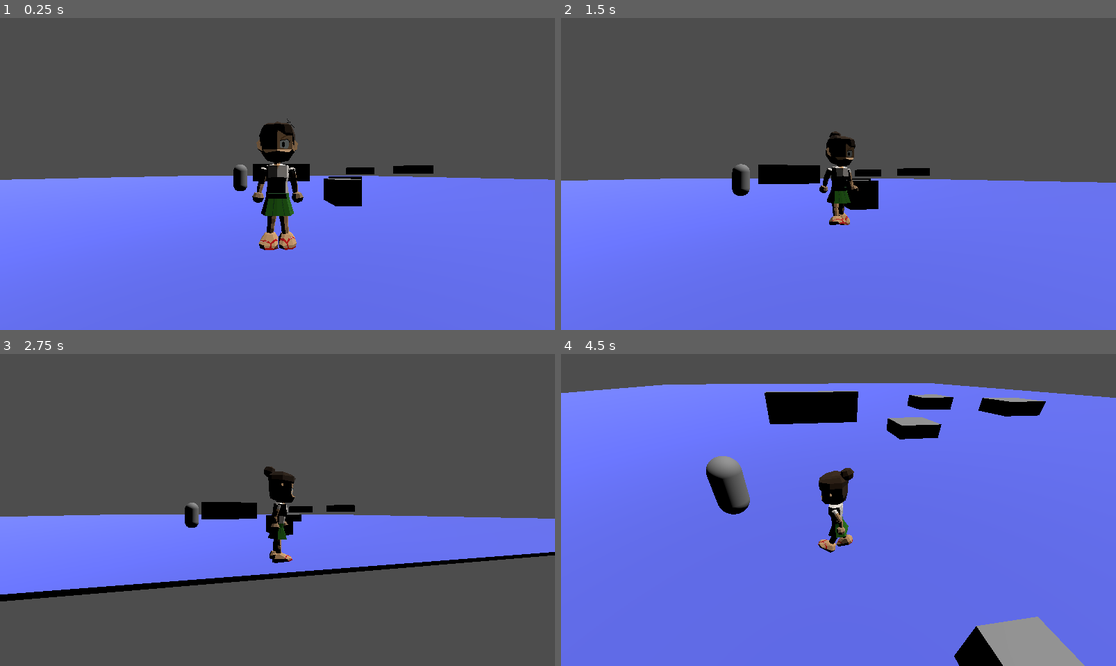
Above: before the commit, frames 1-4 (two rows, left to right).
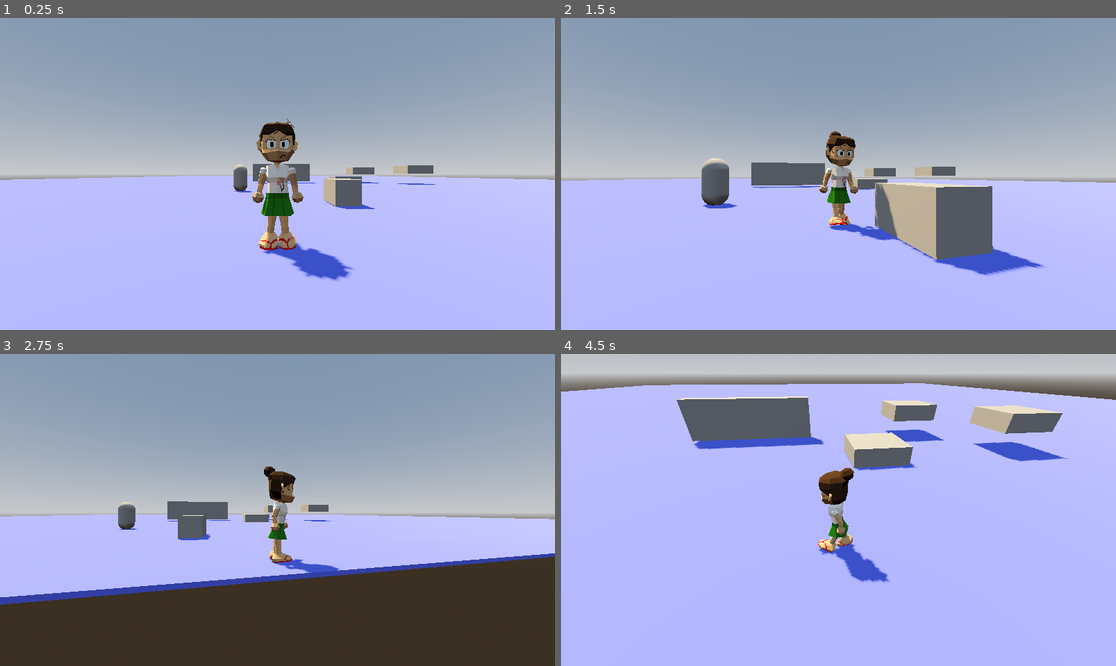
Above: after the commit, the same moments.

Repository: Luiksc/desdq
Game: Godot game, scene res://escenarios/n_1.tscn
The game is run twice, just before and just after one commit, with the same random seed, the same clock (stepped at 60 frames per second) and the same inputs.
Inputs (mouse positions are in pixels of both pictures, inside the frame that each line leads up to):
- Up to frame 1 (0.25 s): no input
- Up to frame 2 (1.5 s): move the mouse to (866, 174) at 0.52 s; press the mouse at (866, 174) at 0.53 s; hold Up (ui_up) 0.53-1.28 s; tap Space (saltar) at 0.77 s; move the mouse to (727, 189) at 1.27 s; release the mouse at (727, 189) at 1.28 s; hold Down (ui_down) from 1.28 s (still down); tap E (interaccion) at 1.35 s
- Up to frame 3 (2.75 s): tap Space (saltar) at 1.52 s; move the mouse to (333, 441) at 2.02 s; release Down (ui_down) at 2.03 s; press the mouse at (333, 441) at 2.03 s; hold Right (ui_right) from 2.03 s (still down)
- Up to frame 4 (4.5 s): move the mouse to (832, 516) at 2.77 s; release Right (ui_right) at 2.78 s; release the mouse at (832, 516) at 2.78 s; hold Up (ui_up) 2.78-4.28 s; tap E (interaccion) at 2.85, 4.35 s; tap Space (saltar) at 3.02, 3.77 s; move the mouse to (877, 513) at 3.52 s; press the mouse at (877, 513) at 3.53 s; move the mouse to (672, 463) at 4.27 s; release the mouse at (672, 463) at 4.28 s; hold Left (ui_left) from 4.28 s (still down)

The runs differ from the first frame. In frame 1, 99% of the frame differs, in the area x 0-100%, y 0-100%; in frame 2, 99%; in frame 3, 99%; in frame 4, 99%.

Commit message:
añadir arboles y modelos
descarga de modelos de itch, io y añadidos a  una escena libreria

Diff:
--- a/escenarios/jugador.gd
+++ b/escenarios/jugador.gd
@@ -6,12 +6,12 @@
 @onready var piel: Node3D = $blockbench_export
 @onready var animaciones : AnimationPlayer = $blockbench_export/AnimationPlayer       # nodo de la cámara
 
-var velo_max : float = 11
+var velo_max : float = 10
 @export var vel_rotacion: float = 10.0 # qué tan rápido rota el personaje
 var distans_salto: float = 2.5
 var timp_salto: float= 0.3
-var aceleracion: float= 7
-var friccion:float= 50
+var aceleracion: float= 50
+var friccion:float= 100
 var jump_buffer_timer: float = 0.0
 var coyote_timer: float = 0.0
 var fuerza_salto : float
--- a/escenarios/n_1.tscn
+++ b/escenarios/n_1.tscn
@@ -1,41 +1,22 @@
-[gd_scene load_steps=14 format=3 uid="uid://47xbkcamudd2"]
+[gd_scene load_steps=16 format=3 uid="uid://47xbkcamudd2"]
 
 [ext_resource type="PackedScene" uid="uid://cf5p26uaj7snn" path="res://escenarios/juador/character_body_3d.tscn" id="1_5bv6o"]
 [ext_resource type="Script" path="res://escenarios/scripts/nivel_1.gd" id="1_oxi0n"]
 [ext_resource type="PackedScene" uid="uid://cqpeejgxglac6" path="res://escenarios/npc.tscn" id="3_3ccld"]
 [ext_resource type="PackedScene" uid="uid://cb2qeh0ro8vw2" path="res://addons/dialog_system/dialog_System.tscn" id="6_ytt0h"]
 
-[sub_resource type="GDScript" id="GDScript_ek3q0"]
-script/source = "extends Node3D
+[sub_resource type="ProceduralSkyMaterial" id="ProceduralSkyMaterial_y1fdu"]
+sky_horizon_color = Color(0.64625, 0.65575, 0.67075, 1)
+ground_horizon_color = Color(0.64625, 0.65575, 0.67075, 1)
 
-# Arrastrá tu jugador aquí desde el editor
-@export var offset: Vector3 = Vector3(0, 5, 8)
-@export var velocidad_seguimiento: float = 10.0
-@onready var jugador: CharacterBody3D= get_node(\"../jugador\")
+[sub_resource type="Sky" id="Sky_xsllj"]
+sky_material = SubResource("ProceduralSkyMaterial_y1fdu")
 
-func _ready() -> void:
-	# Busca el jugador automáticamente, sin necesidad de asignarlo en el editor
-	if jugador == null:
-		jugador = get_tree().get_first_node_in_group(\"jugador\")
-
-	if jugador != null:
-		global_position = jugador.global_position + offset
-		look_at(jugador.global_position, Vector3.UP)
-	else:
-		push_error(\"CameraRig: no se encontró el jugador\")
-func _process(delta: float) -> void:
-
-	if jugador == null:
-		jugador = get_tree().get_first_node_in_group(\"jugador\")
-
-	var target_pos = jugador.global_position + offset
-	global_position = global_position.lerp(target_pos, velocidad_seguimiento * delta)
-
-
-	# La rotación NUNCA cambia: la cámara siempre mira en la misma dirección
-	# Si querés que siempre apunte al jugador descomentá la siguiente línea:
-	# look_at(jugador.global_position, Vector3.UP)
-"
+[sub_resource type="Environment" id="Environment_3adup"]
+background_mode = 2
+sky = SubResource("Sky_xsllj")
+tonemap_mode = 2
+glow_enabled = true
 
 [sub_resource type="BoxMesh" id="BoxMesh_3ccld"]
 
@@ -65,15 +46,16 @@
 [node name="n1" type="Node3D"]
 script = ExtResource("1_oxi0n")
 
-[node name="Node3D" type="Node3D" parent="."]
-transform = Transform3D(1, 0, 0, 0, 0.89381, 0.448446, 0, -0.448446, 0.89381, 0, 3.38039, 8.14852)
-script = SubResource("GDScript_ek3q0")
+[node name="WorldEnvironment" type="WorldEnvironment" parent="."]
+environment = SubResource("Environment_3adup")
+
+[node name="DirectionalLight3D" type="DirectionalLight3D" parent="."]
+transform = Transform3D(-0.711678, -0.640746, -0.288026, -0.493469, 0.164149, 0.854133, -0.500003, 0.749999, -0.43301, 0, 5.08688, 0)
+light_color = Color(1, 0.8045, 0.49, 1)
+shadow_enabled = true
 
 [node name="jugador" parent="." instance=ExtResource("1_5bv6o")]
 transform = Transform3D(1, 0, 0, 0, 1, 0, 0, 0, 1, -0.51978, 0.998009, 5.02518)
-
-[node name="DirectionalLight3D" type="DirectionalLight3D" parent="."]
-transform = Transform3D(0.0260851, 0.884257, 0.466272, 0.0677855, -0.466921, 0.881697, 0.997359, 0.00860735, -0.0721194, 2.21755, 5.53788, 0)
 
 [node name="objetor" type="Node" parent="."]
 
--- /dev/null
+++ b/modelos/delfina servin/delfina.tscn
@@ -0,0 +1,41 @@
+[gd_scene load_steps=2 format=3 uid="uid://be0dx2nyy5fv6"]
+
+[ext_resource type="PackedScene" uid="uid://bdktx0ukjf3o3" path="res://modelos/delfina servin/delfina Servin.gltf" id="1_gyk6o"]
+
+[node name="blockbench_export" instance=ExtResource("1_gyk6o")]
+
+[node name="controlador" parent="." index="0"]
+transform = Transform3D(1, 0, 0, 0, 1, 0, 0, 0, 1, 0, 0.08125, 0)
+
+[node name="cabexa" parent="controlador" index="0"]
+transform = Transform3D(0.996195, 0.0871557, 0, -0.0871557, 0.996195, 0, 0, 0, 1, 0.1125, 2.05938, 0)
+
+[node name="vena" parent="controlador/cabexa" index="6"]
+transform = Transform3D(0, 0, 0, 0, 0, 0, 0, 0, 0, -0.00625, 0.109375, 0.003125)
+
+[node name="corpu" parent="controlador" index="1"]
+transform = Transform3D(0.996195, 0.0871557, 0, -0.0871557, 0.996195, 0, 0, 0, 1, 0.05625, 1.425, 0)
+
+[node name="retyma derecho" parent="controlador" index="2"]
+transform = Transform3D(0.636078, -0.768688, -0.0672515, 0.771625, 0.633658, 0.0554379, 0, -0.0871557, 0.996195, 0.125, 0.821875, 0.128125)
+
+[node name="py2" parent="controlador/retyma derecho" index="2"]
+transform = Transform3D(0.99863, 0.052336, 0, -0.052336, 0.99863, 0, 0, 0, 1, 0.0391056, -0.640396, 0.00231625)
+
+[node name="retyma izquierdo" parent="controlador" index="3"]
+transform = Transform3D(0.71934, 0.692015, -0.0605435, -0.694658, 0.716603, -0.0626946, 3.72529e-09, 0.0871557, 0.996195, 0.009375, 0.915625, -0.134375)
+
+[node name="pie" parent="controlador/retyma izquierdo" index="2"]
+transform = Transform3D(0.984808, -0.173648, 0, 0.173648, 0.984808, 0, 0, 0, 1, 0.03125, -0.875, 0)
+
+[node name="izquierdabrazo" parent="controlador" index="4"]
+transform = Transform3D(0.499324, -0.858301, 0.118297, 0.866341, 0.496398, -0.0551627, -0.0113762, 0.130029, 0.991445, 0.0625, 1.8375, -0.38125)
+
+[node name="antejyva" parent="controlador/izquierdabrazo" index="1"]
+transform = Transform3D(0.976296, -0.21644, 0, 0.21644, 0.976296, 0, 0, 0, 1, -0.0375, -0.363559, -0.0529438)
+
+[node name="derecha brazo" parent="controlador" index="5"]
+transform = Transform3D(0.536976, 0.83599, 0.113039, -0.843578, 0.533026, 0.0652631, -0.0056934, -0.130402, 0.991445, 0.025, 1.8375, 0.365625)
+
+[node name="antebrazo" parent="controlador/derecha brazo" index="1"]
+transform = Transform3D(0.976296, -0.21644, 0, 0.21644, 0.976296, 0, 0, 0, 1, -0.025, -0.3375, 0.009375)
--- /dev/null
+++ b/modelos/objetos/chaco/arboles it/arvores/arvore 1/arvore_2.tscn
@@ -0,0 +1,6 @@
+[gd_scene format=3 uid="uid://dned1iqwfff0b"]
+
+[node name="arvore 2"]
+
+[node name="arvore 2" parent="." index="0"]
+transform = Transform3D(27.5153, 0, 0, 0, -3.28007e-06, 27.5153, 0, -27.5153, -3.28007e-06, 0, 0, 0)
--- /dev/null
+++ b/modelos/objetos/chaco/arboles it/arvores/arvore 2/arvore_2.tscn
@@ -0,0 +1,8 @@
+[gd_scene load_steps=2 format=3 uid="uid://coiv2nsbf1uhg"]
+
+[ext_resource type="PackedScene" uid="uid://chcjqpflrxtw4" path="res://modelos/objetos/chaco/arboles it/arvores/arvore 2/arvore 2.fbx" id="1_5om2l"]
+
+[node name="arvore 2" instance=ExtResource("1_5om2l")]
+
+[node name="arvore 2" parent="." index="0"]
+transform = Transform3D(27.5153, 0, 0, 0, -3.28007e-06, 27.5153, 0, -27.5153, -3.28007e-06, 0, 0, 0)
--- /dev/null
+++ b/modelos/objetos/chaco/arboles it/arvores/arvore 3/arvore_3.tscn
@@ -0,0 +1,8 @@
+[gd_scene load_steps=2 format=3 uid="uid://bkuk5an2y1g"]
+
+[ext_resource type="PackedScene" uid="uid://bat2h4ladyx2j" path="res://modelos/objetos/chaco/arboles it/arvores/arvore 3/arvore 3.fbx" id="1_dlb7y"]
+
+[node name="arvore 3" instance=ExtResource("1_dlb7y")]
+
+[node name="arvore 3" parent="." index="0"]
+transform = Transform3D(62.6618, 0, 0, 0, -7.46986e-06, 62.6618, 0, -62.6618, -7.46986e-06, 0, 0, 0)
--- a/project.godot
+++ b/project.godot
@@ -35,6 +35,10 @@
 [editor_plugins]
 
 enabled=PackedStringArray()
+
+[filesystem]
+
+import/blender/enabled=false
 
 [input]
 
Not shown, added: modelos/objetos/Date Palm.obj
Not shown, added: modelos/objetos/Date Palm.obj.import
Binary file added: modelos/objetos/chaco/arboles it/arvores/arbusto 1/arbusto 1.fbx
Not shown, added: modelos/objetos/chaco/arboles it/arvores/arbusto 1/arbusto 1.fbx.import
Binary file added: modelos/objetos/chaco/arboles it/arvores/arbusto 1/arbusto 1.png
Not shown, added: modelos/objetos/chaco/arboles it/arvores/arbusto 1/arbusto 1.png.import
Binary file added: modelos/objetos/chaco/arboles it/arvores/arbusto 2/arbusto 2.fbx
Not shown, added: modelos/objetos/chaco/arboles it/arvores/arbusto 2/arbusto 2.fbx.import
Binary file added: modelos/objetos/chaco/arboles it/arvores/arbusto 2/arbusto 2.png
Not shown, added: modelos/objetos/chaco/arboles it/arvores/arbusto 2/arbusto 2.png.import
Binary file added: modelos/objetos/chaco/arboles it/arvores/arbusto 3/arbusto 3.fbx
Not shown, added: modelos/objetos/chaco/arboles it/arvores/arbusto 3/arbusto 3.fbx.import
(and 173 more such lines)
